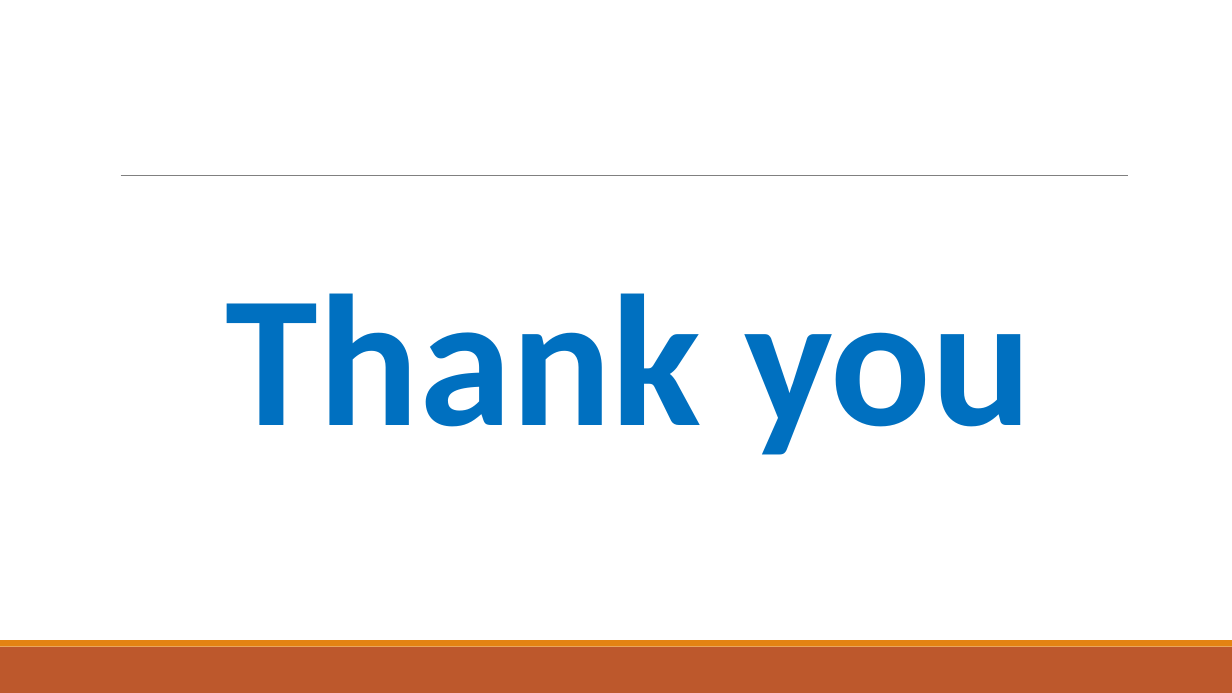
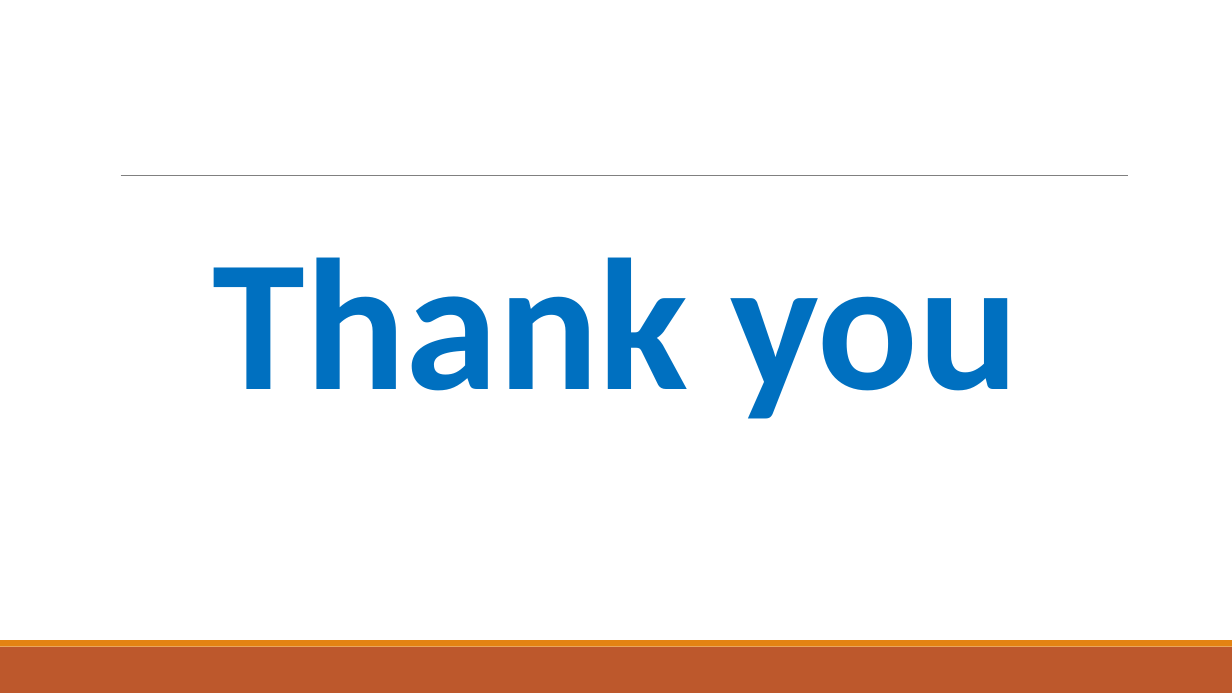
Before and after one commit to Thanoon12k/ROUTER-AQM-FIFO-CODEL-PIE-comparison, a slide deck: slide 26 of PIE.pptx (slide 28 before the commit). Drawn at 1232x693 pixels with LibreOffice and Linux fonts; fonts in the diff are those of the drawing. Boxes give left, top, right and bottom in pixels: in the first picture for what was removed or moved away, otherwise in the second. Text is boxed around its words. In the diff, an @@ line names an element or a change of style, - is before the commit and + after.

```diff
--- a/PIE.pptx
+++ b/PIE.pptx
@@ text "Thank you": place and size @@
-text "Thank you" at <box>226,293,1032,455</box>
+text "Thank you" at <box>213,257,1019,419</box>
```
Also in this commit, not shown: 13 other slides changed, 4 slides added, 6 slides removed, 16 other files.
